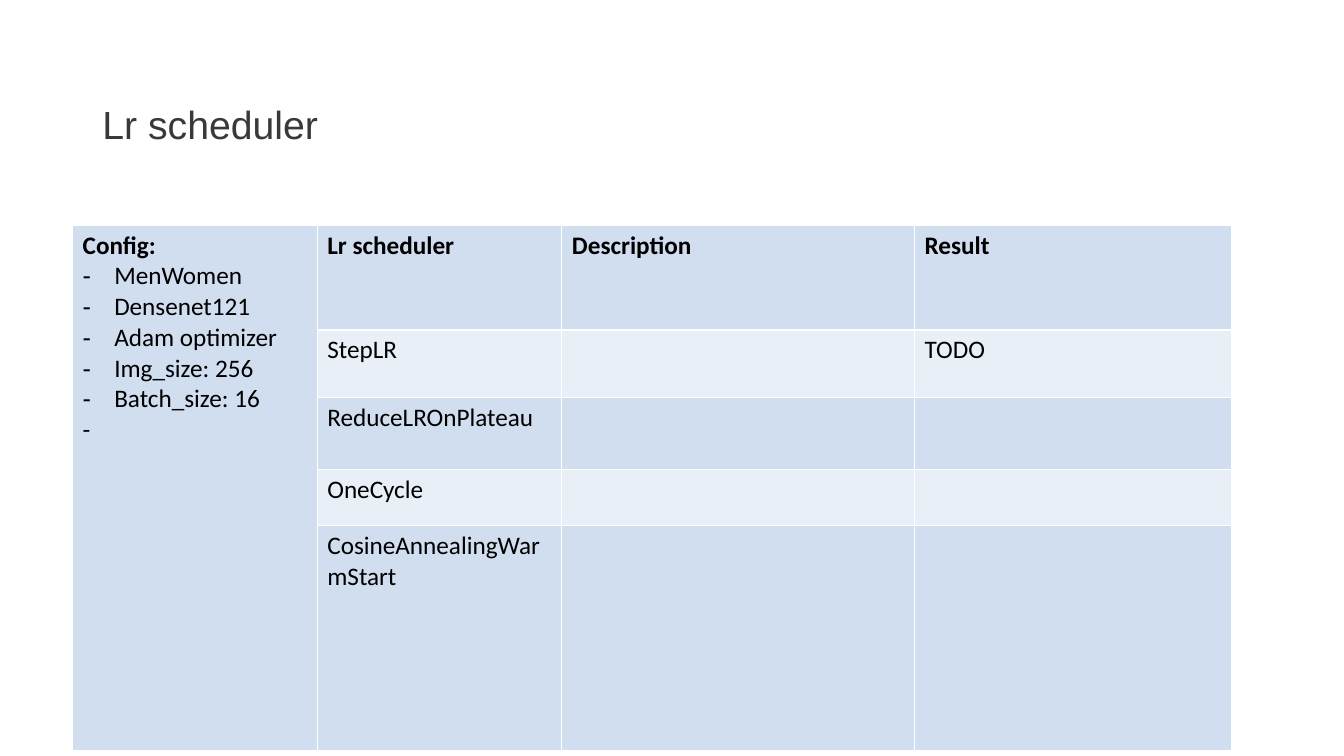
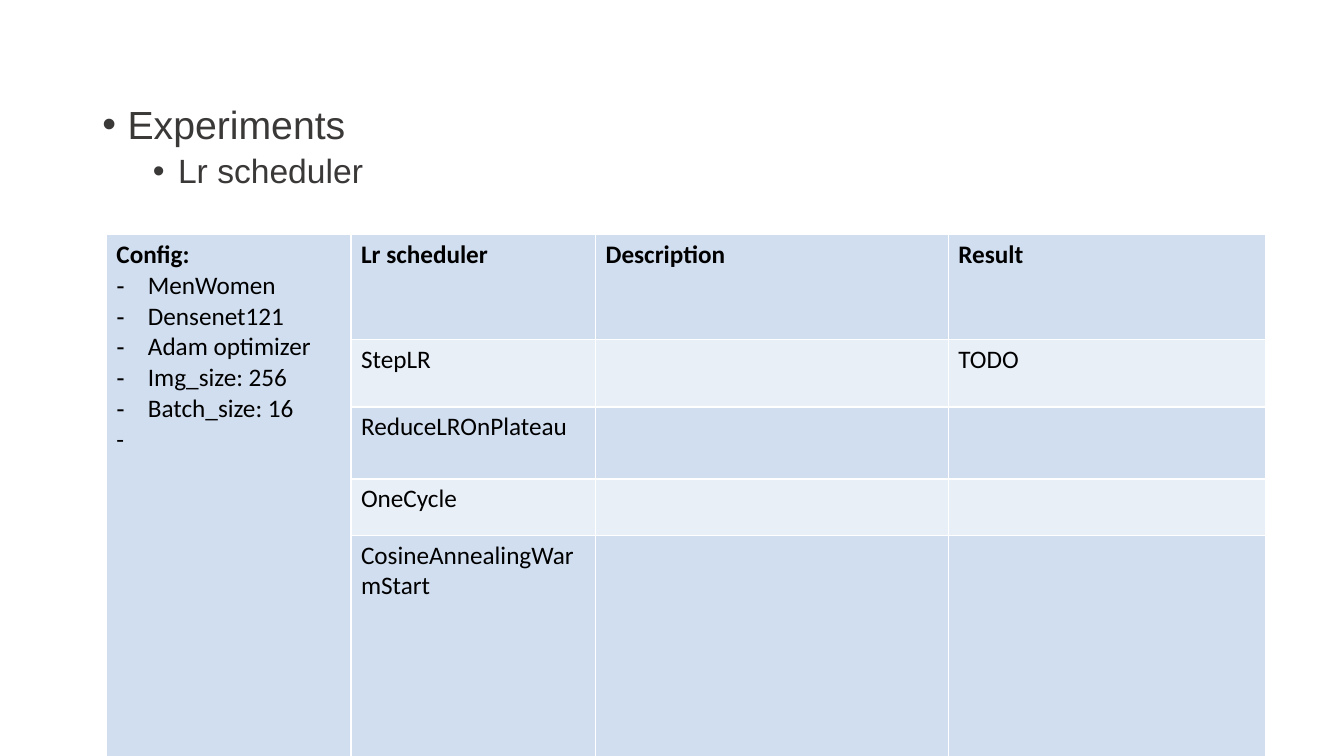
Before and after one commit to huyentls1114/vinbrain-internship, a slide deck: slide 13 of mid_term/mid_term.pptx (slide 5 before the commit). Drawn at 1344x756 pixels with LibreOffice and Linux fonts; fonts in the diff are those of the drawing; background and template pictures are left out. Boxes give left, top, right and bottom in pixels: in the first picture for what was removed or moved away, otherwise in the second. Text is boxed around its words. In the diff, an @@ line names an element or a change of style, - is before the commit and + after.

```diff
--- a/mid_term/mid_term.pptx
+++ b/mid_term/mid_term.pptx
@@ text at [128, 110, 346, 147]: paragraph added @@
+• Experiments
@@ text at [178, 158, 363, 184]: size 28 to 24 pt in "Lr scheduler"; bullet none to •; list level 1 to 2 in "Lr scheduler" @@
@@ table: place and size @@
-table at [73, 225, 1233, 596]
+table at [107, 235, 1267, 606]
```
Also in this commit, not shown: 7 other slides changed, 5 slides added, 6 slides removed, 5 other files.
